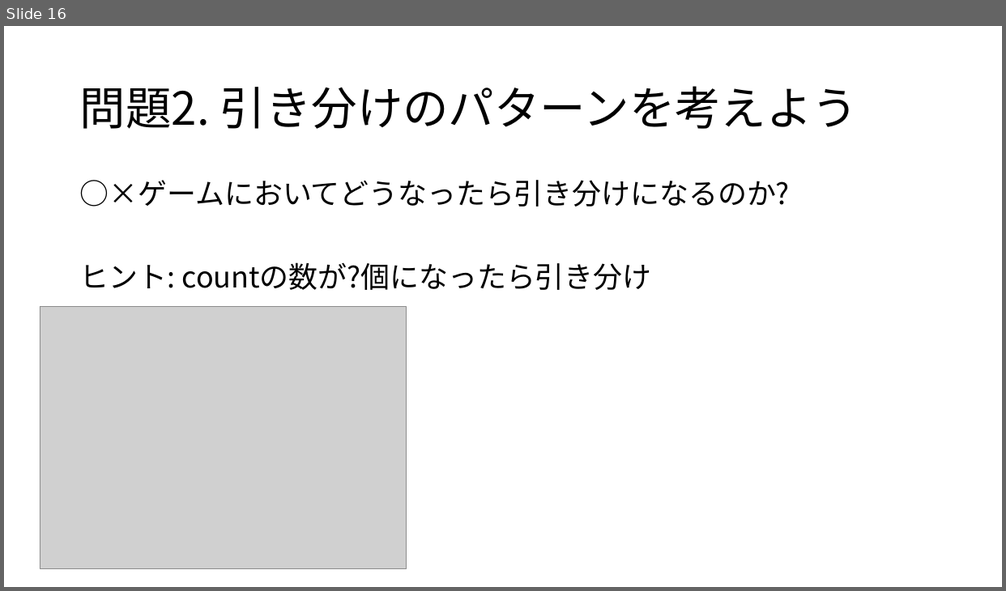
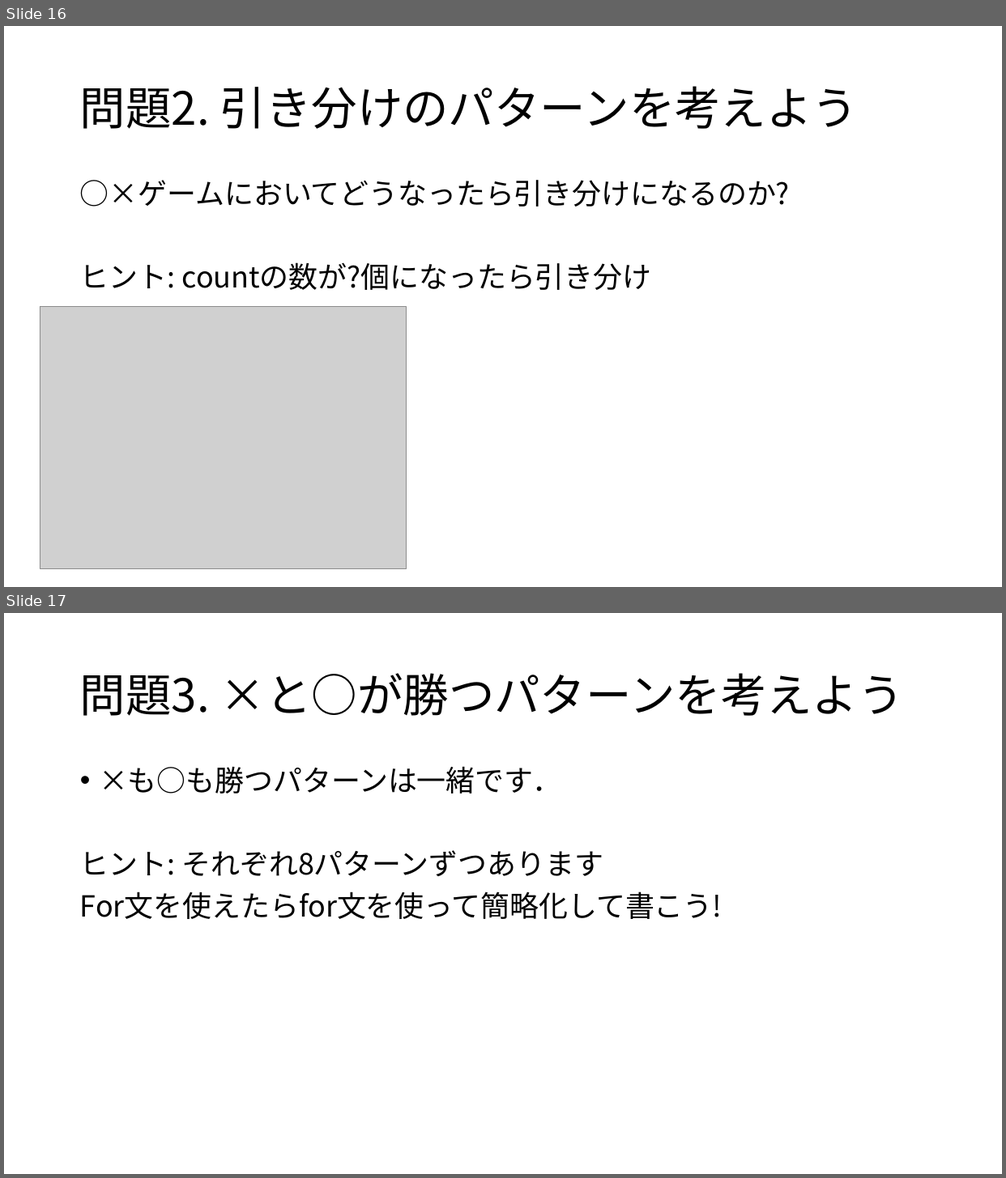
Before and after one commit to moyuta/game-event, a slide deck: マルバツゲームpdf.pptx. Shown one above the other, each under a label of ours: slide 16 before the commit, slides 16 and 17 after it. The pictures are 1006x591 and 1006x1178 pixels, drawn with LibreOffice and Linux fonts; fonts in the diff are those of the drawing; grey boxes stand for pictures. Boxes give left, top, right and bottom in pixels: in the first picture for what was removed or moved away, otherwise in the second. Text is boxed around its words. In the diff, an @@ line names an element or a change of style, - is before the commit and + after.

```diff
--- a/マルバツゲームpdf.pptx
+++ b/マルバツゲームpdf.pptx
@@ slide 17 added at (4, 613, 1002, 1174), background #FFFFFF @@
@@ title added at (80, 673, 904, 716), 44 pt, text #000000 @@
+問題3. ×と○が勝つパターンを考えよう
@@ text added at (80, 766, 722, 919), 28 pt, text #000000 @@
+• ×も○も勝つパターンは一緒です．
+ヒント: それぞれ8パターンずつあります
+For文を使えたらfor文を使って簡略化して書こう!
```
Also in this commit, not shown: 3 other files.
